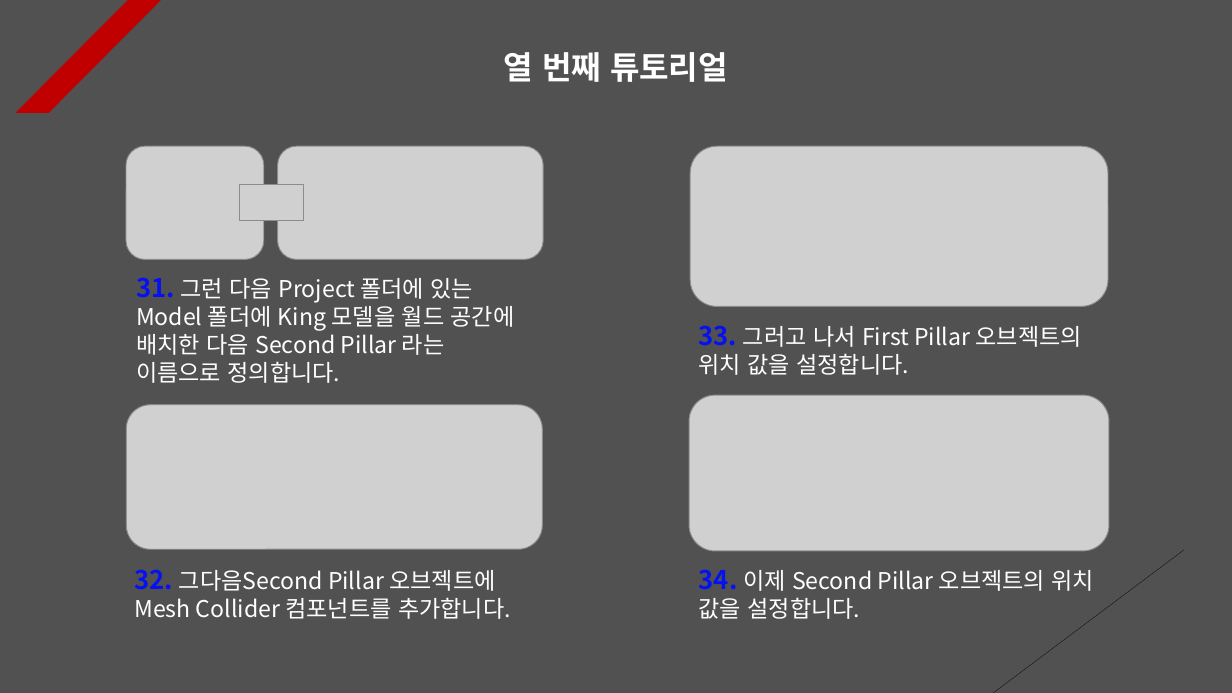
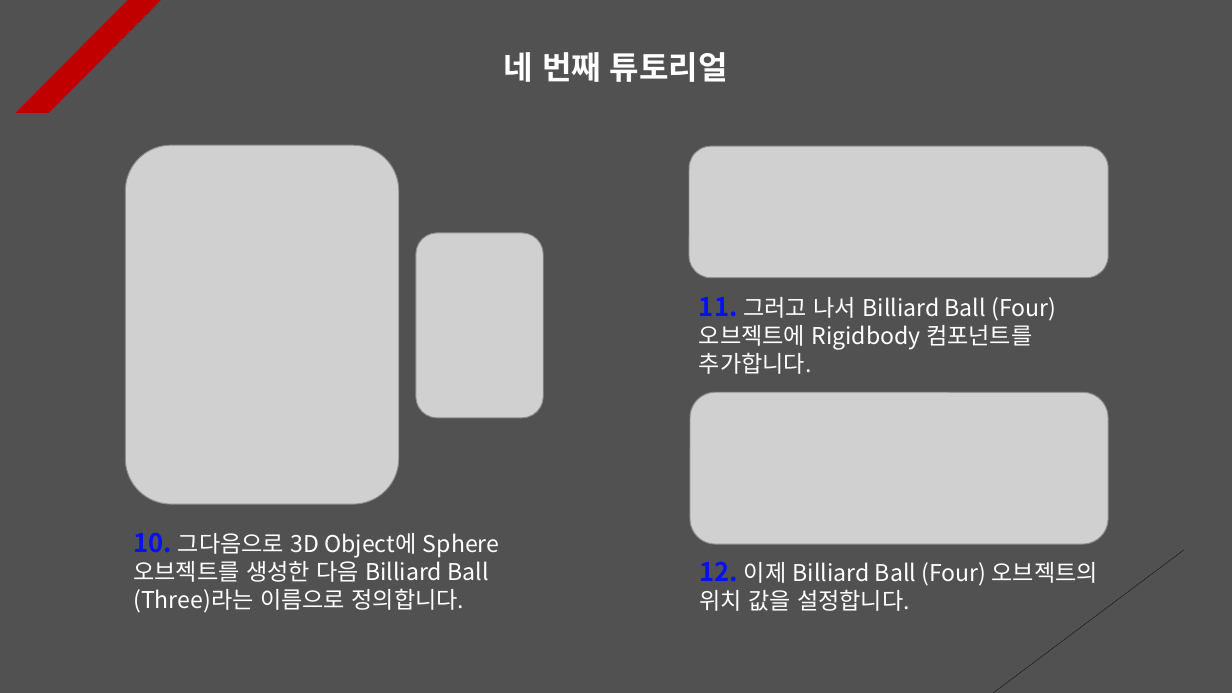
Before and after one commit to Unity2033/3D-UnityEngine, a slide deck: slide 4 of Assets/Physics/PPT Data/Physics Example.pptx (slide 10 before the commit). Drawn at 1232x693 pixels with LibreOffice and Linux fonts; fonts in the diff are those of the drawing; grey boxes stand for pictures. Boxes give left, top, right and bottom in pixels: in the first picture for what was removed or moved away, otherwise in the second. Text is boxed around its words. In the diff, an @@ line names an element or a change of style, - is before the commit and + after.

```diff
--- a/Assets/Physics/PPT Data/Physics Example.pptx
+++ b/Assets/Physics/PPT Data/Physics Example.pptx
@@ text at (x1=504, y1=52, x2=728, y2=82): text changed @@
-열 번째 튜토리얼
+네 번째 튜토리얼
@@ picture removed at (x1=126, y1=146, x2=263, y2=260) @@
@@ picture added at (x1=126, y1=145, x2=399, y2=504) @@
@@ picture removed at (x1=277, y1=146, x2=543, y2=260) @@
@@ picture resized from (x1=690, y1=146, x2=1108, y2=306) to (x1=689, y1=146, x2=1109, y2=277) @@
@@ picture removed at (x1=239, y1=185, x2=303, y2=221) @@
@@ picture added at (x1=416, y1=233, x2=543, y2=418) @@
@@ text removed at (x1=136, y1=277, x2=515, y2=383) @@
-31. 그런 다음 Project 폴더에 있는 Model 폴더에 King 모델을 월드 공간에 배치한 다음 Second Pillar 라는 이름으로 정의합니다.
@@ text at (x1=699, y1=297, x2=1056, y2=374): text changed @@
-33. 그러고 나서 First Pillar 오브젝트의 위치 값을 설정합니다.
+11. 그러고 나서 Billiard Ball (Four) 오브젝트에 Rigidbody 컴포넌트를 추가합니다.
@@ picture removed at (x1=127, y1=405, x2=543, y2=549) @@
@@ picture resized from (x1=689, y1=396, x2=1109, y2=552) to (x1=690, y1=393, x2=1108, y2=544) @@
@@ text at (x1=133, y1=532, x2=499, y2=613): text changed @@
-32. 그다음Second Pillar 오브젝트에 Mesh Collider 컴포넌트를 추가합니다.
+10. 그다음으로 3D Object에 Sphere 오브젝트를 생성한 다음 Billiard Ball (Three)라는 이름으로 정의합니다.
@@ text at (x1=699, y1=561, x2=1098, y2=611): text changed @@
-34. 이제 Second Pillar 오브젝트의 위치 값을 설정합니다.
+12. 이제 Billiard Ball (Four) 오브젝트의 위치 값을 설정합니다.
```
Also in this commit, not shown: 13 other slides changed, 2 slides added, 22 other files.
